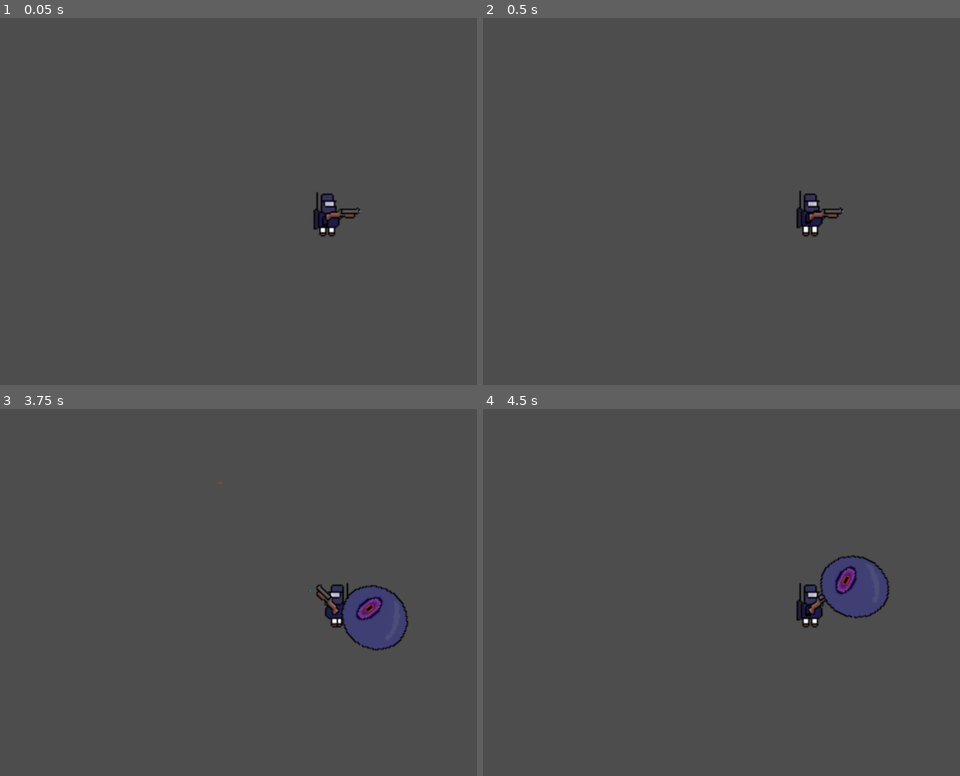
Above: before the commit, frames 1-4 (two rows, left to right).
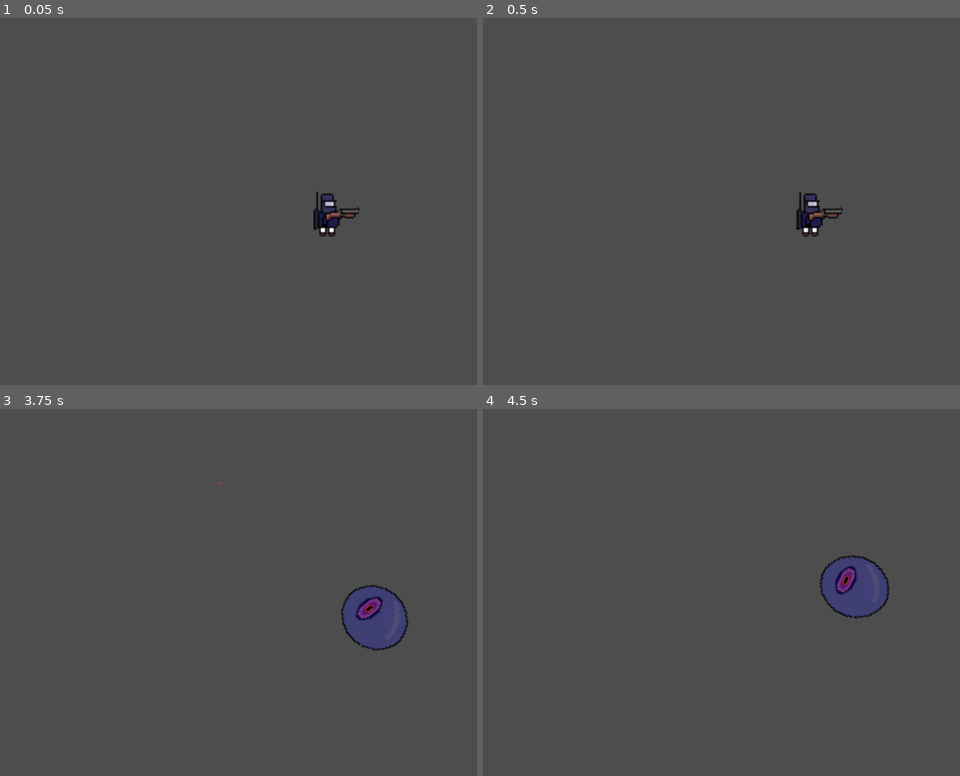
Above: after the commit, the same moments.

Repository: Albertvdw2001/buckshot-bob-gj-1
Game: Godot game, scene res://scenes/main.tscn
Same seed, same stepped clock (60 frames per second), same inputs: the game is played once before the commit and once after it. The engine's default icon, where the game draws it, is replaced by a stand-in: a white triangle on a blue panel in a dark square.
Inputs (mouse positions are in pixels of both pictures, inside the frame that each line leads up to):
- Up to frame 1 (0.05 s): no input
- Up to frame 2 (0.5 s): no input
- Up to frame 3 (3.75 s): tap Enter (ui_accept) at 0.5, 0.77 s; move the mouse to (295, 684) at 0.52 s; press the mouse at (295, 684) at 0.53 s; hold Up (ui_up) 0.53-1.25 s; release the mouse at (295, 684) at 1.25 s; drag from (outside the picture) to (295, 684) at 1.27 s; move the mouse to (119, 548) at 2.02 s; press the mouse at (119, 548) at 2.03 s; hold Left (ui_left) 2.03-2.75 s; release the mouse at (119, 548) at 2.75 s; drag from (367, 607) to (119, 548) at 2.77 s; move the mouse to (224, 508) at 3.52 s; press the mouse at (224, 508) at 3.53 s; hold Down (ui_down) from 3.53 s (still down)
- Up to frame 4 (4.5 s): tap Enter (ui_accept) at 3.77 s; release Down (ui_down) at 4.25 s; release the mouse at (707, 508) at 4.25 s; drag from (outside the picture) to (707, 508) at 4.27 s

Frame 1 is identical in both runs. In frame 2, less than 0.1% of the frame differs, in the area x 65-72%, y 46-58%; in frame 3, 0.4%; in frame 4, 0.5%, in the area x 65-72%, y 47-60%.

Commit message:
Added player-enemy collision - invincibility timer; damage

Diff:
--- a/scenes/characters/enemy/enemy.gd
+++ b/scenes/characters/enemy/enemy.gd
@@ -3,19 +3,21 @@
 
 enum sizes { LARGE = 0, MEDIUM = 1, SMALL = 2 }
 
-var size_health_mapping: Dictionary = {
+var size_health_map: Dictionary = {
 	0: 100,
 	1: 50,
 	2: 25
 }
 
-var size_speed_mapping: Dictionary = {
+var size_speed_map: Dictionary = {
 	0: 5000,
 	1: 7500,
 	2: 10000
 }
 
+@onready var collision: CollisionPolygon2D = $CollisionPolygon2D
 @onready var anim_sprite: AnimatedSprite2D = $AnimatedSprite2D
+
 @export var size: sizes
 @export var num_split: int = 2
 @export var health: int = 100
@@ -24,8 +26,8 @@
 var player: Player
 
 func _ready() -> void:
-	move_speed = size_speed_mapping[size]
-	health = size_health_mapping[size]
+	move_speed = size_speed_map[size]
+	health = size_health_map[size]
 
 func _process(delta: float) -> void:
 	if health <= 0:
--- a/scenes/characters/player/player.gd
+++ b/scenes/characters/player/player.gd
@@ -15,6 +15,8 @@
 var mouse_pos
 var has_weapon = false
 var health: int = 1 # this refer to shells but for reuse purposes im calling it health
+var invincibility_timer: float = 0
+var flicker_anim = false
 
 func _ready() -> void:
 	print("_ready")
@@ -22,7 +24,16 @@
 		equip_ext(ext)
 
 func _physics_process(delta: float) -> void:
+	handle_collision()
+	if invincibility_timer <= 0:
+		invincibility_timer = 0
+	else:
+		if not flicker_anim:
+			play_flicker_anim(0.3)
+		invincibility_timer -= delta
 	has_weapon = current_ext != null
+	if get_amount_shells() <= 0:
+		die()
 	apply_movenent(delta)
 	if (velocity.x != 0 or velocity.y != 0):
 		play_walk_animation()
@@ -70,14 +81,38 @@
 		else:
 			body_sprite.flip_h = false
 
+func get_amount_shells() -> int:
+	if current_ext:
+		var shotgun = current_ext as Shotgun
+		if shotgun:
+			return shotgun.amount_shells
+	return 0
 
-func adjust_health(amount: int):
-	health += amount
-	var shotgun = current_ext as Shotgun
-	if shotgun:
-		shotgun.amount_shells = health
-	print('health: ', health)
-
+func take_damage(amount: int):
+	if current_ext:
+		var shotgun = current_ext as Shotgun
+		if shotgun:
+			shotgun.amount_shells -= amount
 
 func die():
-	print('dead')
+	return
+
+func handle_collision():
+	for i in get_slide_collision_count():
+		var collision = get_slide_collision(i)
+		if collision.get_collider() is Enemy:
+			take_damage(1)
+			start_invincibility_timer(3)
+
+func start_invincibility_timer(seconds: int):
+	invincibility_timer = seconds
+
+func play_flicker_anim(interval: float):
+	flicker_anim = true
+	if invincibility_timer > 0:
+		visible = false
+		await get_tree().create_timer(interval).timeout
+		visible = true
+		await get_tree().create_timer(interval).timeout
+	flicker_anim = false
+	visible = true
--- a/scenes/characters/player/space_guy.tscn
+++ b/scenes/characters/player/space_guy.tscn
@@ -78,10 +78,10 @@
 
 [node name="Body" type="AnimatedSprite2D" parent="."]
 sprite_frames = SubResource("SpriteFrames_jekh5")
-animation = &"walk"
-frame_progress = 0.726169
+animation = &"idle"
 
 [node name="CollisionPolygon2D" type="CollisionPolygon2D" parent="."]
+visible = false
 polygon = PackedVector2Array(-11, -18, 1, -16, 2, -12, 4, -10, 3, -7, 3, -3, 5, -2, 6, 4, 5, 8, 2, 10, -1, 15, -5, 16, -9, 11, -14, 11, -15, 5, -15, -1, -14, -6, -13, -11, -13, -18)
 
 [node name="Camera2D" type="Camera2D" parent="."]
--- a/scenes/weapons/shotgun.gd
+++ b/scenes/weapons/shotgun.gd
@@ -13,6 +13,7 @@
 
 var fire_timer: float = 0.0
 @export var amount_shells = 3
+@export var max_shells = 8
 @export var total_shot_spread: float = 30
 var mouse_pos
 var is_shooting: bool = false
@@ -68,6 +69,9 @@
 					direction = Vector2.RIGHT.rotated(shell_spawner.global_rotation + deg_to_rad(min_angle_offset))
 			spawn_shell(direction)
 
+func inc_shells(amount: int):
+	amount_shells += amount
+
 # spawns ("instantiates") a new instance of object assigned to bullet_scene
 # inside shell_spawnera
 func spawn_shell(direction = null):
